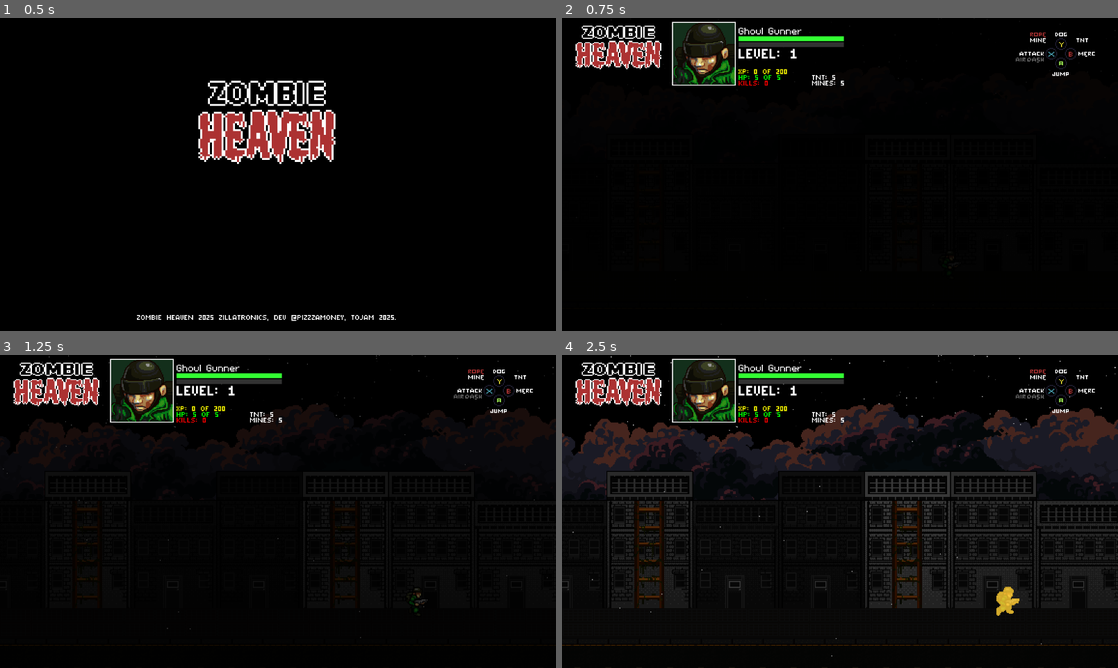
Above: before the commit, frames 1-4 (two rows, left to right).
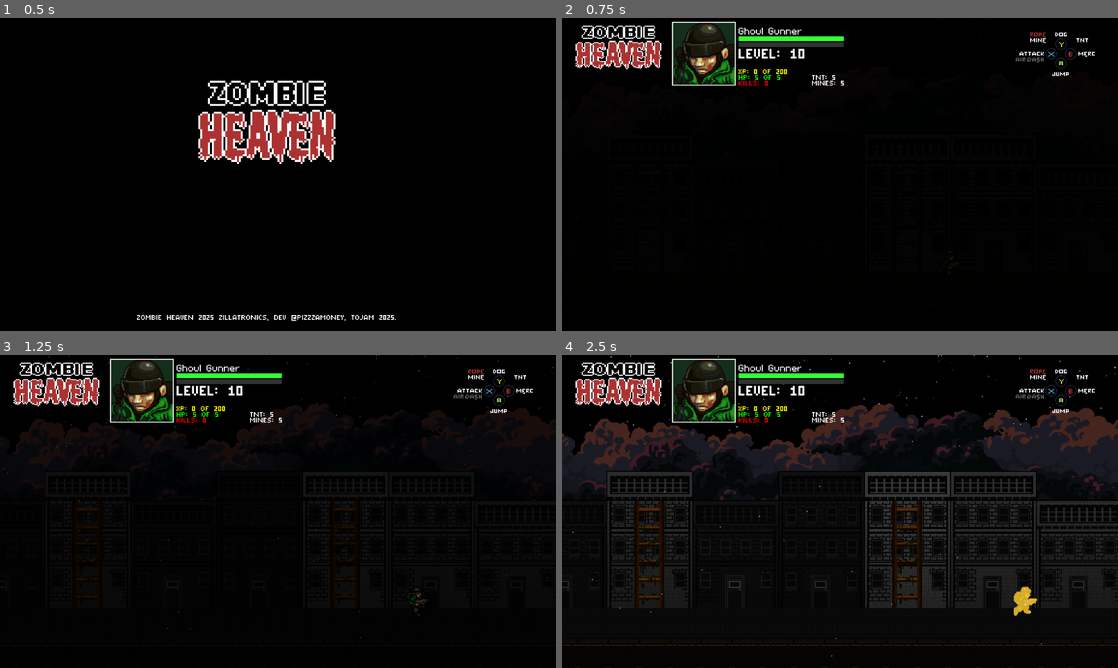
Above: after the commit, the same moments.

Repository: Tekknobot/ZombieSlug
Game: Godot game, scene res://Scenes/Titlescreen.tscn
Same seed, same stepped clock (60 frames per second), same inputs: the game is played once before the commit and once after it.
Inputs:
- Up to frame 1 (0.5 s): no input
- Up to frame 2 (0.75 s): tap Enter (ui_accept) at 0.5 s; hold Right (ui_right) from 0.53 s (still down)
- Up to frame 3 (1.25 s): keep holding Right (ui_right); tap Enter (ui_accept) at 0.77 s
- Up to frame 4 (2.5 s): release Right (ui_right) at 1.28 s; hold Down (ui_down) 1.28-2.03 s; tap Enter (ui_accept) at 1.52 s; hold Right (ui_right) from 2.03 s (still down)

Frame 1 is identical in both runs. In frame 2, less than 0.1% of the frame differs, in the area x 42-44%, y 9-14%; in frame 3, less than 0.1%; in frame 4, 0.5%, in the area x 42-86%, y 9-84%.

Commit message:
Adjust drop percentages.

Diff:
--- a/Scenes/Main.tscn
+++ b/Scenes/Main.tscn
@@ -7190,6 +7190,15 @@
 boss_scene = ExtResource("6_l3jnr")
 zombie_scene = ExtResource("3_rbltb")
 
+[node name="Point" type="Node2D" parent="ZombieSpawner"]
+position = Vector2(-109, 42)
+
+[node name="Point2" type="Node2D" parent="ZombieSpawner"]
+position = Vector2(-20, 42)
+
+[node name="Point3" type="Node2D" parent="ZombieSpawner"]
+position = Vector2(158, 42)
+
 [node name="HUD" type="CanvasLayer" parent="."]
 scale = Vector2(2, 2)
 transform = Transform2D(2, 0, 0, 2, 0, 0)
--- a/Scripts/music_random.gd
+++ b/Scripts/music_random.gd
@@ -1,3 +1,5 @@
+# Attach this script to an AudioStreamPlayer node
+
 extends AudioStreamPlayer2D
 
 @export var tracks: Array[AudioStream] = []  # assign your audio files in the Inspector
--- a/Scripts/soldier.gd
+++ b/Scripts/soldier.gd
@@ -135,7 +135,7 @@
 	Playerstats.health     = max_health
 	Playerstats.xp         = 0
 	Playerstats.kills      = 0
-	Playerstats.level      = 1
+	Playerstats.level      = 10
 
 	health = max_health
 	print("Soldier health set to", health)
@@ -519,7 +519,7 @@
 	homing_mode = false
 
 func _on_level_changed(new_level: int) -> void:
-	# reduce by 15% per level, but never below 0.1s
+	# reduce cooldown by 15% per level, but never below 0.1s
 	var min_factor = 0.1 / initial_firerate
 	var factor = clamp(1.0 - (new_level - 1) * 0.15, min_factor, 1.0)
 	firerate = initial_firerate * factor
--- a/Scripts/zombie.gd
+++ b/Scripts/zombie.gd
@@ -114,7 +114,6 @@
 		return
 
 	hit_sfx.play()
-
 	flash()  # your red‐flash helper
 
 	health -= amount
@@ -128,91 +127,48 @@
 
 		death_sfx.play()
 
-		# after awarding the kill...
-		if randi() % 100 < 5:
-			var drop = preload("res://Scenes/Sprites/TNTPickup.tscn").instantiate()
-			drop.global_position = global_position
-			drop.global_position.y -= 8
-			get_tree().get_current_scene().add_child(drop)
-
-		if randi() % 100 < 5:
-			var drop2 = preload("res://Scenes/Sprites/MinePickup.tscn").instantiate()
-			drop2.global_position = global_position
-			drop2.global_position.y -= 8
-			get_tree().get_current_scene().add_child(drop2)
-
-		if randi() % 100 < 2.5:
-			var drop3 = preload("res://Scenes/Sprites/HealthPickup.tscn").instantiate()
-			drop3.global_position = global_position
-			drop3.global_position.y -= 8
-			get_tree().get_current_scene().add_child(drop3)
-
-		if randi() % 100 < 1.5:
-			var drop4 = preload("res://Scenes/Sprites/LightningPickup.tscn").instantiate()
-			drop4.global_position = global_position
-			drop4.global_position.y -= 8
-			get_tree().get_current_scene().add_child(drop4)
-
-		if randi() % 100 < 5:
-			var drop5 = preload("res://Scenes/Sprites/StarPickup.tscn").instantiate()
-			drop5.global_position = global_position
-			drop5.global_position.y -= 8
-			get_tree().get_current_scene().add_child(drop5)
-
-		if randi() % 100 < 1.5:
-			var drop6 = preload("res://Scenes/Sprites/FirestormPickup.tscn").instantiate()
-			drop6.global_position = global_position
-			drop6.global_position.y -= 8
-			get_tree().get_current_scene().add_child(drop6)
-
-		if randi() % 100 < 1.5:
-			var drop7 = preload("res://Scenes/Sprites/FreezePickup.tscn").instantiate()
-			drop7.global_position = global_position
-			drop7.global_position.y -= 8
-			get_tree().get_current_scene().add_child(drop7)
-
-		if randi() % 100 < 1.5:
-			var drop8 = preload("res://Scenes/Sprites/BulletPickup.tscn").instantiate()
-			drop8.global_position = global_position
-			drop8.global_position.y -= 8
-			get_tree().get_current_scene().add_child(drop8)
-
-		if randi() % 100 < 1.5:
-			var drop9 = preload("res://Scenes/Sprites/TimeWarpPickup.tscn").instantiate()
-			drop9.global_position = global_position
-			drop9.global_position.y -= 8
-			get_tree().get_current_scene().add_child(drop9)
-
-		if randi() % 100 < 1.5:
-			var drop10 = preload("res://Scenes/Sprites/OrbitalPickup.tscn").instantiate()
-			drop10.global_position = global_position
-			drop10.global_position.y -= 8
-			get_tree().get_current_scene().add_child(drop10)
-
-		if randi() % 100 < 5:
-			var drop11 = preload("res://Scenes/Sprites/TNT_YellowPickup.tscn").instantiate()
-			drop11.global_position = global_position
-			drop11.global_position.y -= 8
-			get_tree().get_current_scene().add_child(drop11)
-
-		if randi() % 100 < 5:
-			var drop12 = preload("res://Scenes/Sprites/SporePickup.tscn").instantiate()
-			drop12.global_position = global_position
-			drop12.global_position.y -= 8
-			get_tree().get_current_scene().add_child(drop12)
-
-
-		# 1) award kill + XP, play effects, drop pickups, etc.
-		is_dead = true
+		# 2) Define your pickups and their relative weights (including a “nothing” entry)
+		var drops = [
+			{ "scene": null,                                                   "weight": 40.0 },  # 40% nothing
+			{ "scene": preload("res://Scenes/Sprites/TNTPickup.tscn"),          "weight": 4.0  },
+			{ "scene": preload("res://Scenes/Sprites/TNT_YellowPickup.tscn"),   "weight": 4.0  },
+			{ "scene": preload("res://Scenes/Sprites/MinePickup.tscn"),         "weight": 4.0  },
+			{ "scene": preload("res://Scenes/Sprites/StarPickup.tscn"),         "weight": 2.5  },
+			{ "scene": preload("res://Scenes/Sprites/HealthPickup.tscn"),       "weight": 2.5 },
+			{ "scene": preload("res://Scenes/Sprites/BulletPickup.tscn"),       "weight": 1.5  },
+			{ "scene": preload("res://Scenes/Sprites/LightningPickup.tscn"),    "weight": 1.5  },
+			{ "scene": preload("res://Scenes/Sprites/FirestormPickup.tscn"),    "weight": 1.5  },
+			{ "scene": preload("res://Scenes/Sprites/SporePickup.tscn"),        "weight": 1  },
+			{ "scene": preload("res://Scenes/Sprites/FreezePickup.tscn"),       "weight": 1  },
+			{ "scene": preload("res://Scenes/Sprites/TimeWarpPickup.tscn"),     "weight": 1  },
+			{ "scene": preload("res://Scenes/Sprites/OrbitalPickup.tscn"),      "weight": 1  },
+		]
+
+		# 3) Sum weights
+		var total_weight = 0.0
+		for drop in drops:
+			total_weight += drop.weight
+
+		# 4) Pick one based on weights
+		var r = randf() * total_weight
+		for drop in drops:
+			r -= drop.weight
+			if r <= 0:
+				if drop.scene != null:
+					var instance = drop.scene.instantiate()
+					instance.global_position = global_position
+					instance.global_position.y -= 8
+					get_tree().get_current_scene().add_child(instance)
+				break
+
+		# 5) cleanup and death effects
 		_die_cleanup()
 		$Blood.emitting = true
 		Playerstats.add_kill(xp_award)
 		death_sfx.play()
 
-		# emit our new died signal, passing the world position
 		emit_signal("died", global_position)
 
-		# 2) play death anim, wait, then free
 		anim.play("death")
 		await get_tree().create_timer(3).timeout
 		queue_free()
--- a/project.godot
+++ b/project.godot
@@ -27,7 +27,7 @@
 
 [display]
 
-window/size/mode=2
+window/size/mode=3
 window/stretch/mode="viewport"
 
 [input]
